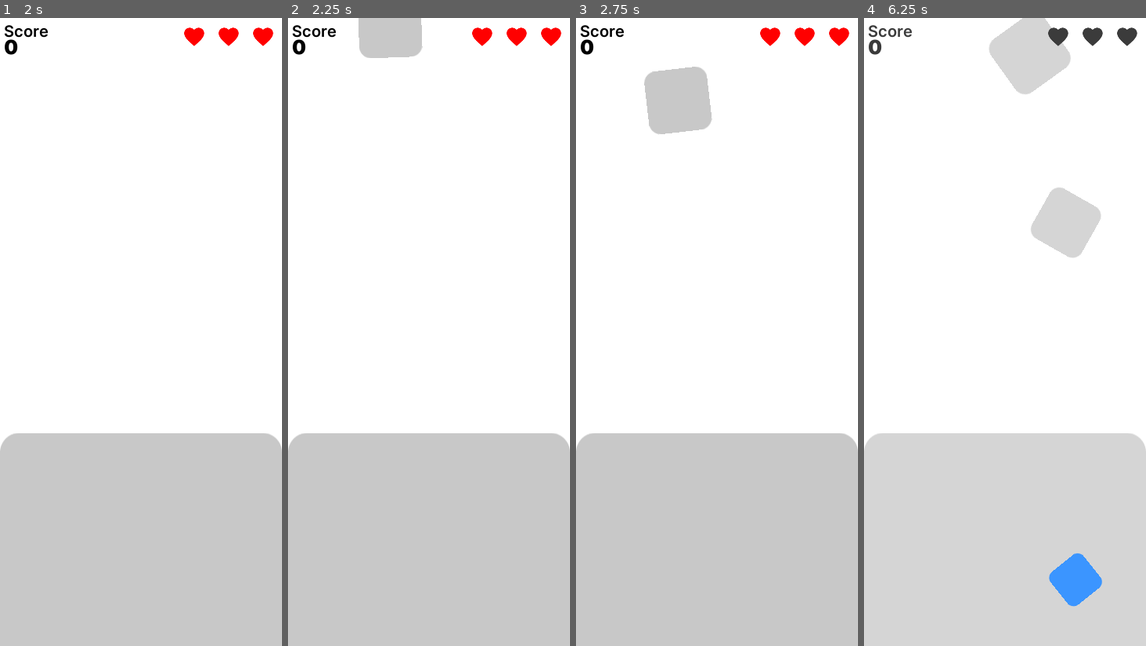
Above: before the commit, frames 1-4 (left to right).
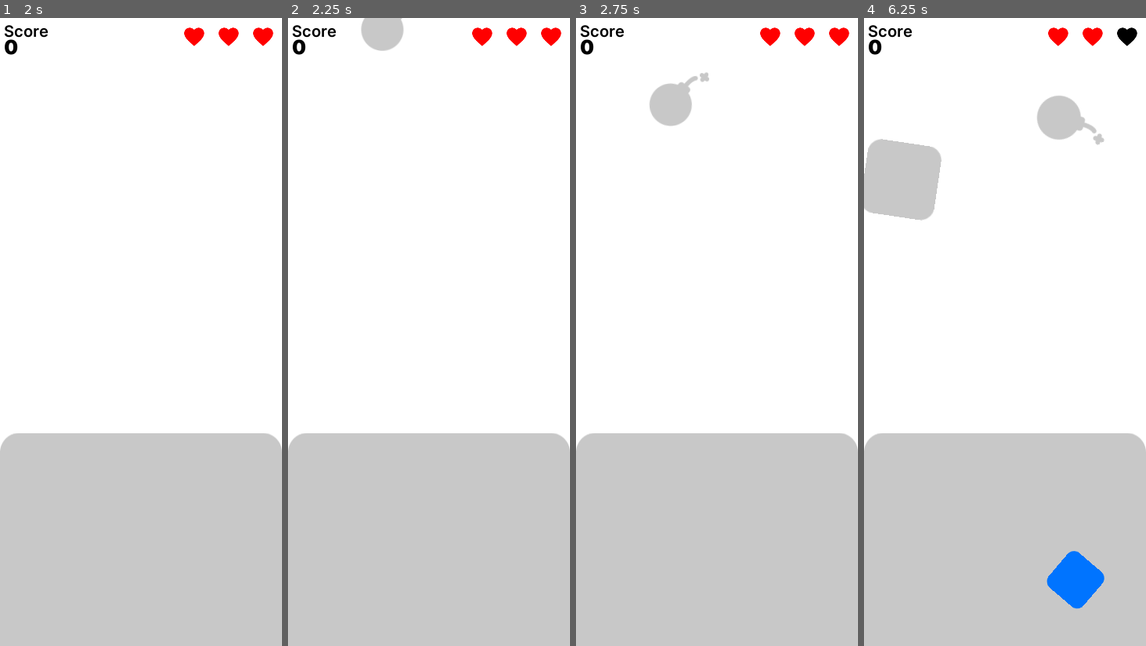
Above: after the commit, the same moments.

Repository: EmilienLeroy/FallingSquare
Game: Godot game, scene res://main.tscn
Two runs of this game, one before a commit and one after it. Both use one fixed random seed, a clock stepped at 60 frames per second and the inputs below.
Inputs (mouse positions are in pixels of both pictures, inside the frame that each line leads up to):
- Up to frame 1 (2 s): click (143, 325) at 0.5 s; move the mouse to (203, 300) at 1.27 s; click (203, 300) at 1.42 s
- Up to frame 2 (2.25 s): tap Enter at 2 s; move the mouse to (372, 363) at 2.02 s; click (372, 363) at 2.17 s
- Up to frame 3 (2.75 s): no input
- Up to frame 4 (6.25 s): move the mouse to (965, 105) at 2.77 s; click (965, 105) at 2.92 s; move the mouse to (1064, 55) at 3.52 s; click (1064, 55) at 3.67 s; move the mouse to (911, 68) at 4.27 s; click (911, 68) at 4.42 s; move the mouse to (1075, 87) at 5.02 s; click (1075, 87) at 5.17 s; move the mouse to (1067, 87) at 5.77 s; click (1067, 87) at 5.92 s

Frame 1 is identical in both runs. In frame 2, 0.7% of the frame differs, in the area x 25-48%, y 0-7%; in frame 3, 1.3%; in frame 4, 9.8%, in the area x 0-97%, y 0-95%.

Commit message:
✨ Adding Bomb item

Diff:
--- /dev/null
+++ b/components/bomb.gd
@@ -0,0 +1,17 @@
+extends "res://components/item.gd"
+
+signal loose_life;
+var default_color = Color8(201, 201, 201);
+var zone_color = Color8(0, 0, 0);
+var touch_color = Color8(255, 0, 0);
+
+
+func _ready():
+	update_color(default_color);
+
+func enter_zone():
+	update_color(zone_color);
+
+func item_touched():
+	update_color(touch_color);
+	emit_signal("loose_life");
--- /dev/null
+++ b/components/bomb.tscn
@@ -0,0 +1,17 @@
+[gd_scene load_steps=6 format=2]
+
+[ext_resource path="res://components/item.tscn" type="PackedScene" id=1]
+[ext_resource path="res://assets/shaders/color.gdshader" type="Shader" id=2]
+[ext_resource path="res://assets/icons/bomb.png" type="Texture" id=3]
+[ext_resource path="res://components/bomb.gd" type="Script" id=4]
+
+[sub_resource type="ShaderMaterial" id=1]
+shader = ExtResource( 2 )
+shader_param/color = null
+
+[node name="Bomb" instance=ExtResource( 1 )]
+script = ExtResource( 4 )
+
+[node name="Sprite" parent="." index="0"]
+material = SubResource( 1 )
+texture = ExtResource( 3 )
--- a/views/game.gd
+++ b/views/game.gd
@@ -2,6 +2,8 @@
 
 signal lose;
 var Square = preload("res://components/square.tscn");
+var Bomb = preload("res://components/bomb.tscn");
+var items = [Square, Bomb];
 var timer = Timer.new();
 var lifes;
 var score = 0;
@@ -22,18 +24,18 @@
 func create_item():
 	var scale = rand_range(0.5, 1.2);
 	var rotation = rand_range(-5, 5);
-	var square = Square.instance();
+	var item = items[randi() % items.size()].instance();
 
 	update_spawn_time();
 	update_spawn_position();
 
-	square.position = $Spawn.position;
-	square.scale = Vector2(scale, scale);
-	square.set_speed_rotation(rotation);
-	square.connect("loose_life", self, "on_life_loose");
-	square.connect("touched_under_zone", self, "on_item_touched")
+	item.position = $Spawn.position;
+	item.scale = Vector2(scale, scale);
+	item.set_speed_rotation(rotation);
+	item.connect("loose_life", self, "on_life_loose");
+	item.connect("touched_under_zone", self, "on_item_touched")
 
-	add_child(square);
+	add_child(item);
 
 func update_spawn_time():
 	var time = rand_range(0.5, 1);
